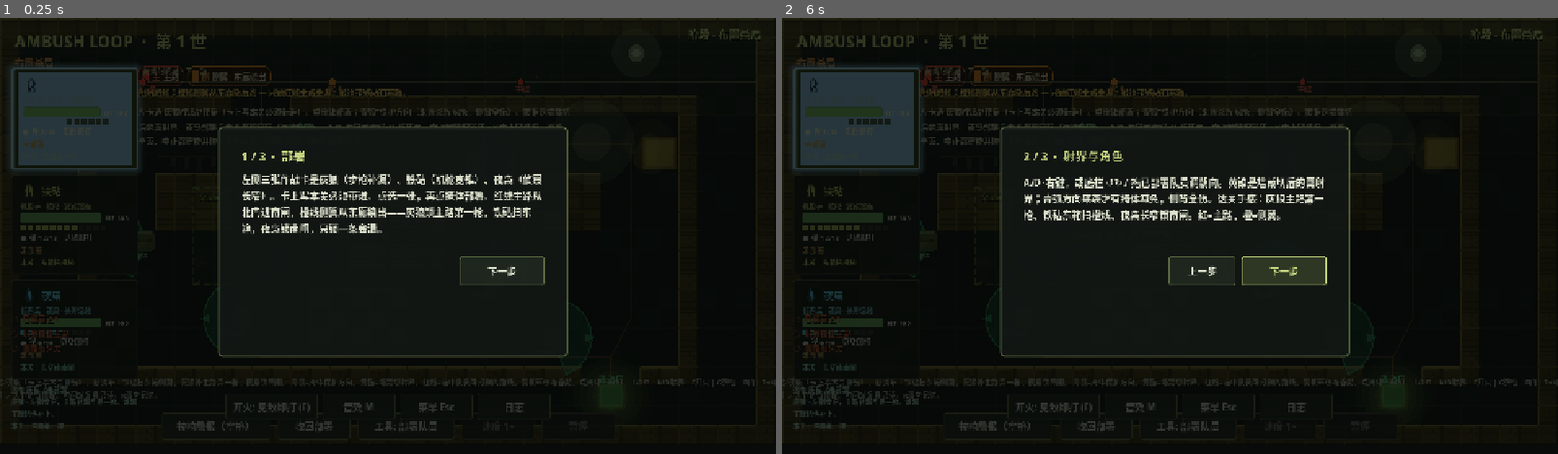
Above: before the commit, frames 1-2 (left to right).
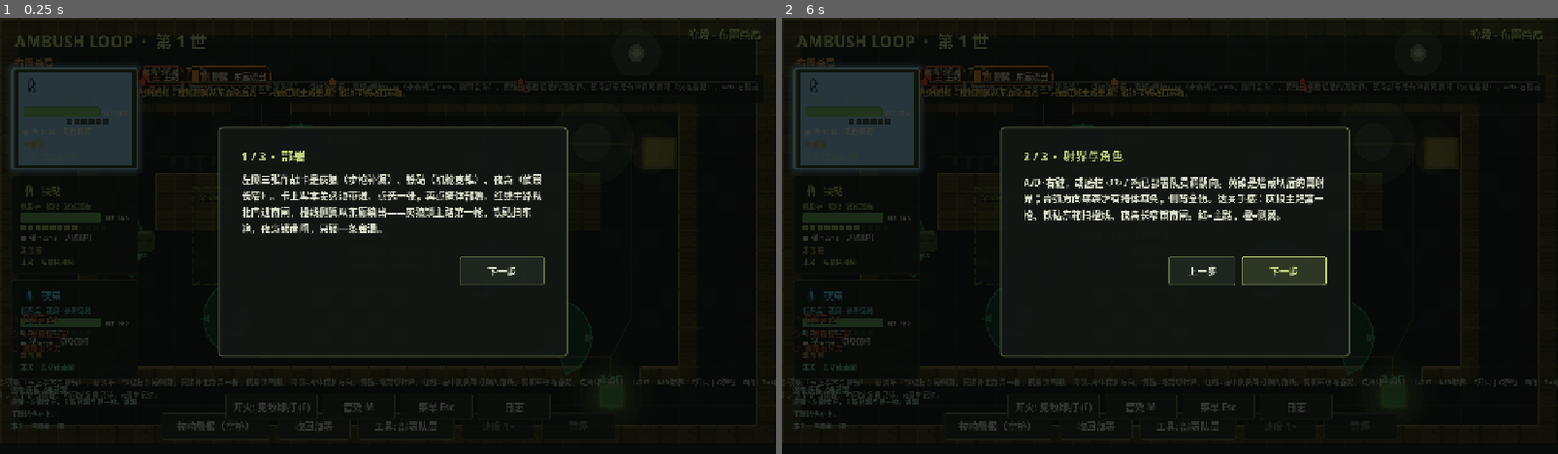
Above: after the commit, the same moments.

Repository: hailinsu-create/new
Game: Godot game, scene res://scenes/main.tscn
The game is run twice, just before and just after one commit, with the same random seed, the same clock (stepped at 60 frames per second) and the same inputs. This scene is started directly instead of the project's main scene.
Inputs:
- Up to frame 1 (0.25 s): no input
- Up to frame 2 (6 s): click "拉响警报（空格）" at 0.5 s; click "收回部署" at 1.25 s; click "工具: 部署队员" at 2 s; click "开火: 见敌即打 (F)" at 2.75 s; click "音效 M" at 3.5 s; click "菜单 Esc" at 4.25 s; click "日志" at 5 s; click "下一步" at 5.75 s

The runs differ from the first frame. In frame 1, 0.7% of the frame differs, in the area x 18-97%, y 14-30%; in frame 2, 0.7%.

Commit message:
feat(feel): dock tutorial copy and hide watch-phase overlay
SETUP tutorial sits in a compact TutPlate. WATCHING drops the map
paragraph and help strip so units and letterbox stay readable.

Co-authored-by: hailinsu-create <hailinsu-create@users.noreply.github.com>

Diff:
--- a/ambush_loop/scripts/main.gd
+++ b/ambush_loop/scripts/main.gd
@@ -305,11 +305,17 @@
 	flash_label.offset_top = 72.0
 	flash_label.offset_bottom = 104.0
 	flash_label.horizontal_alignment = HORIZONTAL_ALIGNMENT_CENTER
+	flash_label.vertical_alignment = VERTICAL_ALIGNMENT_CENTER
+	flash_label.add_theme_font_override("font", NightOps.ui_font_bold())
 	flash_label.add_theme_font_size_override("font_size", 18)
 	flash_label.add_theme_color_override("font_color", Color(1.0, 0.85, 0.35))
+	flash_label.add_theme_color_override("font_shadow_color", Color(0.02, 0.03, 0.02, 0.9))
+	flash_label.add_theme_constant_override("shadow_offset_x", 1)
+	flash_label.add_theme_constant_override("shadow_offset_y", 1)
 	flash_label.mouse_filter = Control.MOUSE_FILTER_IGNORE
 	flash_label.text = ""
 	root.add_child(flash_label)
+	_ensure_flash_plate(root)
 
 	if event_log == null:
 		var box := VBoxContainer.new()
@@ -357,16 +363,19 @@
 	if tut_label == null:
 		tut_label = Label.new()
 		tut_label.name = "TutLabel"
-		tut_label.set_anchors_preset(Control.PRESET_TOP_LEFT)
-		tut_label.offset_left = 220.0
-		tut_label.offset_top = 140.0
-		tut_label.offset_right = 940.0
-		tut_label.offset_bottom = 200.0
+		tut_label.set_anchors_preset(Control.PRESET_TOP_WIDE)
+		tut_label.offset_left = 236.0
+		tut_label.offset_top = 96.0
+		tut_label.offset_right = -16.0
+		tut_label.offset_bottom = 132.0
 		tut_label.autowrap_mode = TextServer.AUTOWRAP_WORD_SMART
-		tut_label.add_theme_font_size_override("font_size", 13)
-		tut_label.add_theme_color_override("font_color", Color(0.8, 0.78, 0.65))
+		tut_label.add_theme_font_override("font", NightOps.ui_font())
+		tut_label.add_theme_font_size_override("font_size", 12)
+		tut_label.add_theme_color_override("font_color", NightOps.MUTED)
 		tut_label.mouse_filter = Control.MOUSE_FILTER_IGNORE
+		tut_label.clip_text = true
 		root.add_child(tut_label)
+	_ensure_tut_plate(root)
 
 	_build_role_card_hud(root)
 	_build_modals()
@@ -1168,6 +1177,45 @@
 		_sig_wash.z_index = 36
 		root.add_child(_sig_wash)
 	_ensure_watch_cinema()
+
+
+func _ensure_tut_plate(root: Control) -> void:
+	if root == null or tut_label == null:
+		return
+	var plate := root.get_node_or_null("TutPlate") as ColorRect
+	if plate == null:
+		plate = ColorRect.new()
+		plate.name = "TutPlate"
+		plate.mouse_filter = Control.MOUSE_FILTER_IGNORE
+		plate.color = Color(0.04, 0.05, 0.04, 0.78)
+		plate.set_anchors_preset(Control.PRESET_TOP_WIDE)
+		plate.offset_left = 228.0
+		plate.offset_top = 90.0
+		plate.offset_right = -12.0
+		plate.offset_bottom = 136.0
+		plate.z_index = -1
+		root.add_child(plate)
+		root.move_child(plate, tut_label.get_index())
+
+
+func _ensure_flash_plate(root: Control) -> void:
+	if root == null or flash_label == null:
+		return
+	var plate := root.get_node_or_null("FlashPlate") as ColorRect
+	if plate == null:
+		plate = ColorRect.new()
+		plate.name = "FlashPlate"
+		plate.mouse_filter = Control.MOUSE_FILTER_IGNORE
+		plate.color = Color(0.05, 0.06, 0.03, 0.82)
+		plate.set_anchors_preset(Control.PRESET_CENTER_TOP)
+		plate.offset_left = -300.0
+		plate.offset_right = 300.0
+		plate.offset_top = 70.0
+		plate.offset_bottom = 106.0
+		plate.z_index = 0
+		root.add_child(plate)
+		root.move_child(plate, flash_label.get_index())
+		plate.modulate.a = 0.0
 
 
 func _ensure_watch_cinema() -> void:
@@ -4105,6 +4153,16 @@
 	flash_label.modulate = Color(1, 1, 1, 1)
 	flash_label.pivot_offset = Vector2(200.0, 14.0)
 	flash_label.scale = Vector2(1.12, 1.12)
+	var plate := get_node_or_null("HUD/Root/FlashPlate") as ColorRect
+	if plate:
+		plate.offset_top = flash_label.offset_top - 2.0
+		plate.offset_bottom = flash_label.offset_bottom + 2.0
+		plate.modulate.a = 1.0
+		_flash_tween = flash_label.create_tween()
+		_flash_tween.tween_property(flash_label, "scale", Vector2.ONE, 0.16).set_trans(Tween.TRANS_BACK).set_ease(Tween.EASE_OUT)
+		_flash_tween.parallel().tween_property(flash_label, "modulate:a", 0.0, 1.45)
+		_flash_tween.parallel().tween_property(plate, "modulate:a", 0.0, 1.45)
+		return
 	_flash_tween = flash_label.create_tween()
 	_flash_tween.tween_property(flash_label, "scale", Vector2.ONE, 0.16).set_trans(Tween.TRANS_BACK).set_ease(Tween.EASE_OUT)
 	_flash_tween.parallel().tween_property(flash_label, "modulate:a", 0.0, 1.45)
@@ -5051,6 +5109,12 @@
 		level_label.text = lv_title
 	if tut_label and level:
 		tut_label.text = level.tutorial if phase == Phase.SETUP else level.teaching
+		tut_label.visible = phase == Phase.SETUP and not _want_touch()
+		var plate := get_node_or_null("HUD/Root/TutPlate") as ColorRect
+		if plate:
+			plate.visible = tut_label.visible and tut_label.text.strip_edges() != ""
+	if help_label:
+		help_label.visible = phase != Phase.WATCHING and not _want_touch()
 	_refresh_spawn_teach()
 	var intel_txt := "漏网记忆：%d   |   %s" % [intel.records.size(), _ammo_summary()]
 	if intel.latest_line() != "" and (phase == Phase.SETUP or phase == Phase.FAILED):
